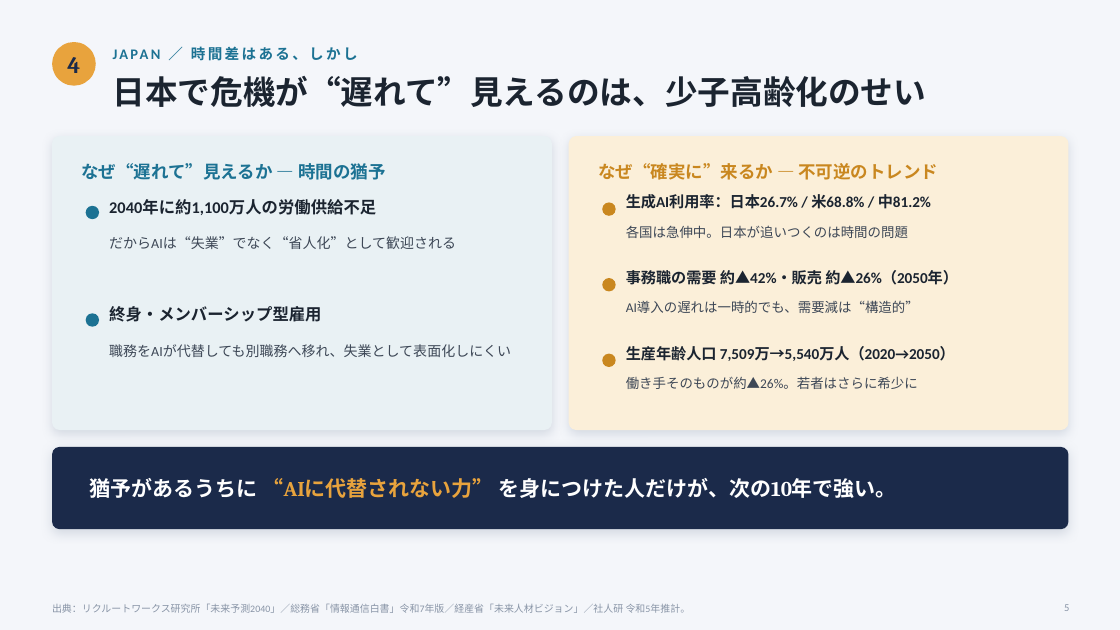
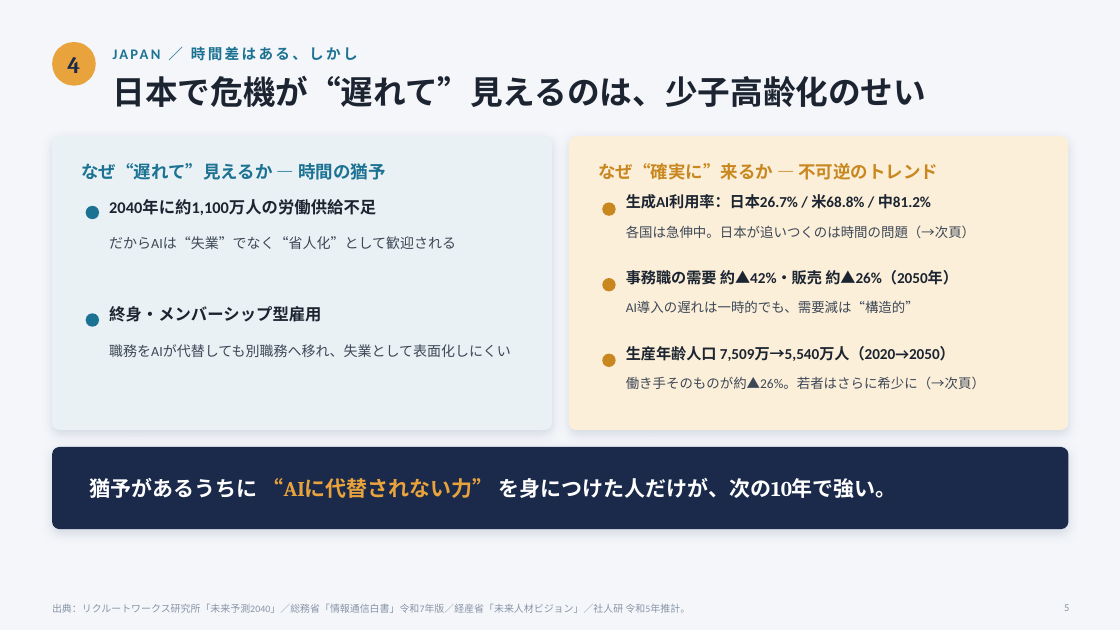
Before and after one commit to miyakumic/HRrecord, a slide deck: slide 5 of docs/ai-era-appeal-pitch-deck.pptx. Drawn at 1120x630 pixels with LibreOffice and Linux fonts; fonts in the diff are those of the drawing. Boxes give left, top, right and bottom in pixels: in the first picture for what was removed or moved away, otherwise in the second. Text is boxed around its words. In the diff, an @@ line names an element or a change of style, - is before the commit and + after.

```diff
--- a/docs/ai-era-appeal-pitch-deck.pptx
+++ b/docs/ai-era-appeal-pitch-deck.pptx
@@ text at box(626, 225, 975, 238): text changed @@
-各国は急伸中。日本が追いつくのは時間の問題
+各国は急伸中。日本が追いつくのは時間の問題（→次頁）
@@ text at box(626, 376, 985, 389): text changed @@
-働き手そのものが約▲26%。若者はさらに希少に
+働き手そのものが約▲26%。若者はさらに希少に（→次頁）
```
Also in this commit, not shown: 10 other slides changed, 1 slide added.
